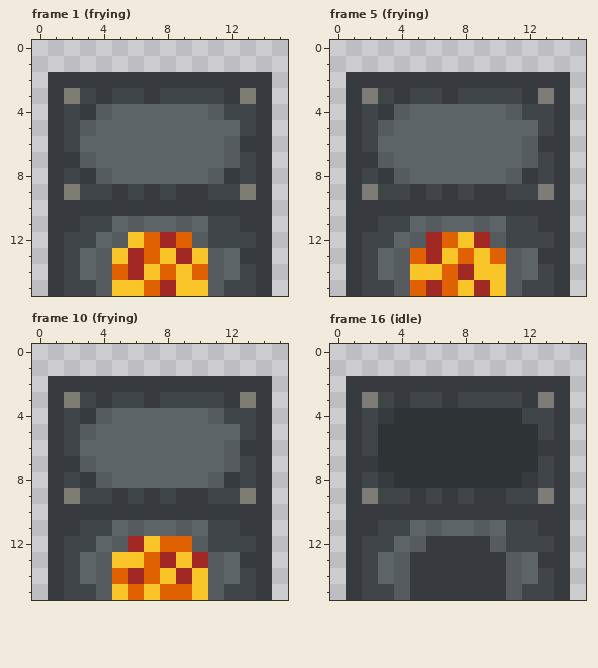
Pixel-art file, stored at assets/stove.aseprite. The picture above is the old version.
16x16 pixels, 16 frames. Colours within 5 levels of each other are drawn and written as one. Shown: frame 1 (frying), frame 5 (frying), frame 10 (frying), frame 16 (idle). The commit also changed other frames, which this record leaves out.
After:
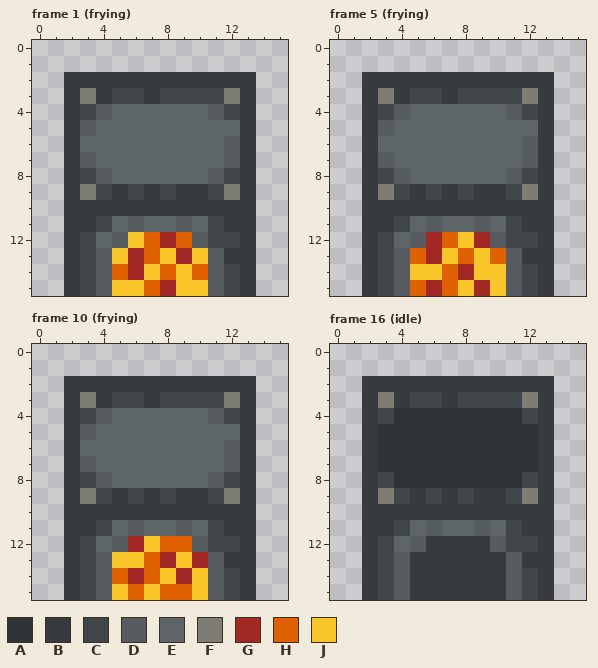
Palette (. is transparent): A #2e3335  B #373a3e  C #3f4548  D #555b5e  E #5d6569  F #7d7d73  G #a12823  H #e06101  J #f9c629
From old to new:
Frame 1 (frying), layer "stove_body":
y 2: x 1 B -> .; x 14 B -> .
y 3: x 1..3 BFC -> .BF; x 12..14 BFB -> FB.
y 4: x 1..3 BCB -> .BC; x 13..14 CB -> B.
y 5: x 1..2 BC -> .B; x 13..14 CB -> B.
y 6: x 1..2 BC -> .B; x 14 B -> .
y 7: x 1 B -> .; x 13..14 CB -> B.
y 8: x 1..3 BCB -> .BC; x 12..14 BCB -> CB.
y 9: x 1..3 BFC -> .BF; x 12..14 CFB -> FB.
y 10: x 1 B -> .; x 14 B -> .
y 11: x 1 B -> .; x 3 C -> B; x 12 C -> B; x 14 B -> .
y 12: x 1..2 BC -> .B; x 13..14 CB -> B.
y 13: x 1..3 BCE -> .BC; x 12 E -> B; x 14 B -> .
y 14: x 1..3 BCE -> .BC; x 12..14 ECB -> CB.
y 15: x 1..2 BC -> .B; x 13..14 CB -> B.
Frame 5 (frying), layer "stove_body": the same change as frame 1 (frying)
Frame 10 (frying), layer "stove_body": the same change as frame 1 (frying)
Frame 16 (idle), layer "stove_body": the same change as frame 1 (frying)
Pixel boxes of the changes (left, top, right, bottom) in both pictures:
changed: (48, 72, 96, 296)
changed: (224, 72, 272, 296)
changed: (346, 72, 394, 296)
changed: (522, 72, 570, 296)
changed: (48, 376, 96, 600)
changed: (224, 376, 272, 600)
changed: (346, 376, 394, 600)
changed: (522, 376, 570, 600)
